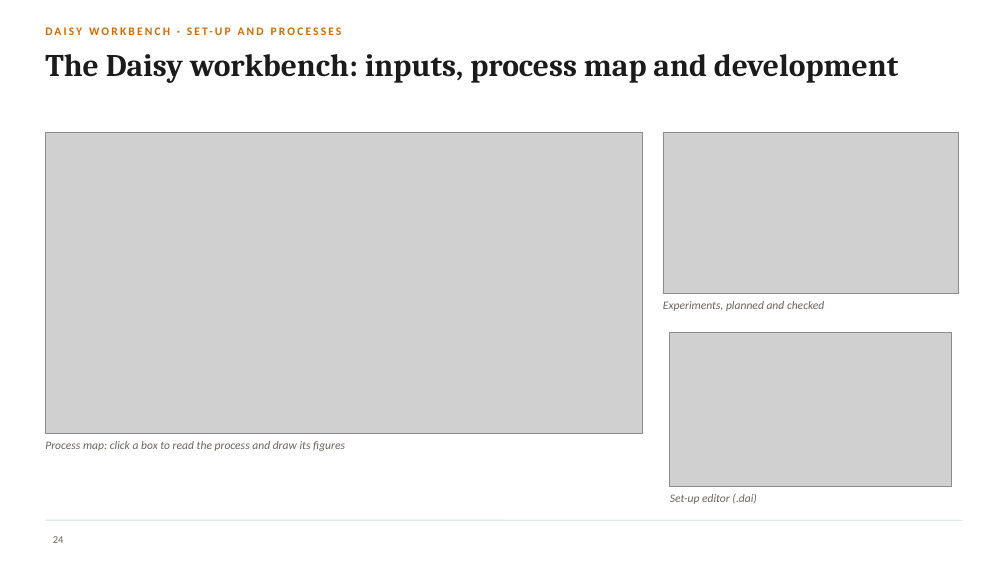
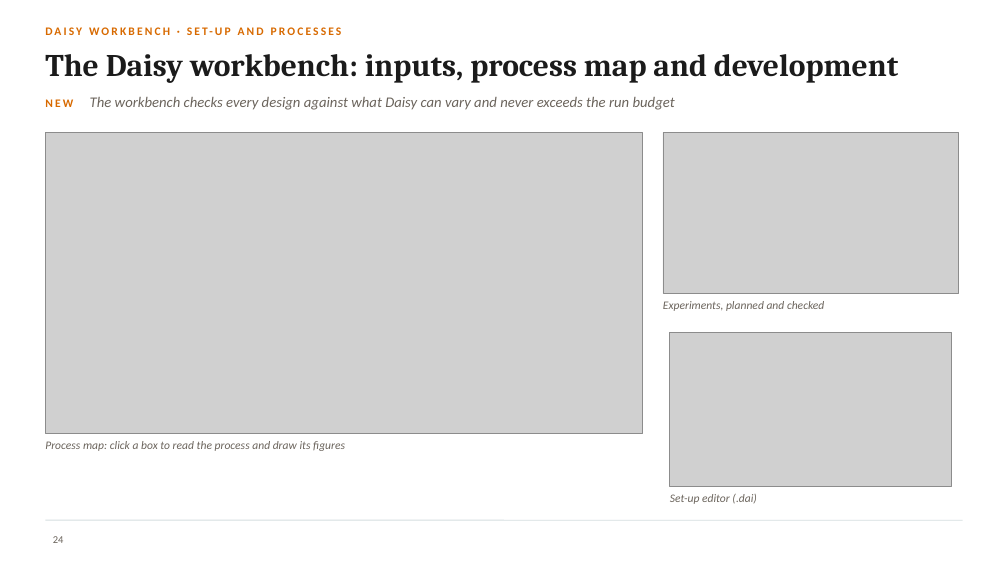
Before and after one commit to halilunaziru73-creator/Coupled-Water-Fluxes-Pore-Scale-Dynamics-Precision-Irrigation-Mulching-Feedback-Loops, a slide deck: slide 24 of Manuscripts/pdf/Supplementary/SWAFL_Presentation.pptx. Drawn at 1008x567 pixels with LibreOffice and Linux fonts; fonts in the diff are those of the drawing; grey boxes stand for pictures; background and template pictures are left out. Boxes give left, top, right and bottom in pixels: in the first picture for what was removed or moved away, otherwise in the second. Text is boxed around its words. In the diff, an @@ line names an element or a change of style, - is before the commit and + after.

```diff
--- a/Manuscripts/pdf/Supplementary/SWAFL_Presentation.pptx
+++ b/Manuscripts/pdf/Supplementary/SWAFL_Presentation.pptx
@@ text added at (45,97,675,110), 14 pt, text #6B645C, italic @@
+NEW The workbench checks every design against what Daisy can vary and never exceeds the run budget
```
Also in this commit, not shown: 10 other slides changed.
